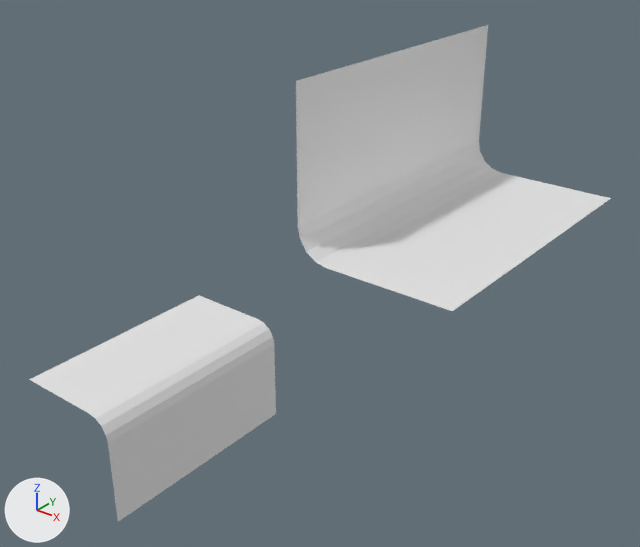
The OBJ model workshops/w6_polygonization/data/bmc/bmc_tiles/t_153.obj: old version first, new version second.
One viewpoint serves both versions: a camera (50 mm lens) standing at (0.98, -1.363, 0.773) and looking at (0.021, -0.164, 0.03). Lighting does not change. The marker at lower left points along +X, +Y and +Z. Where no turn or scale is listed for an object, it has been applied to the vertices.

In view in the first picture: 't_153'.
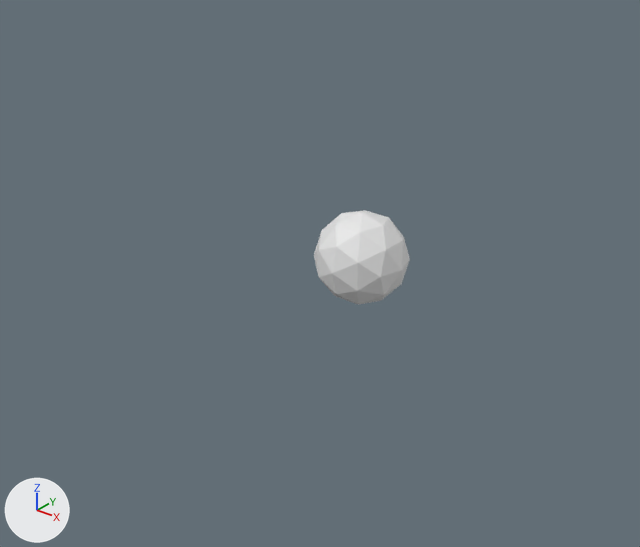
The change in detail:
me_t_153 has 32 vertices, 28 faces and spans x -0.5..0.5, y -0.5..0.0, z -0.5..0.5.
me_t_153 is used by ob_t_153; location (0.0, 0.0, 0.0).
me_t_153 part 1: a new loose piece, an icosphere of 80 faces spanning x -0.1..0.1, y -0.1..0.1, z -0.1..0.1.
me_t_153 part 2: the loose piece of 16 vertices spanning x 0.25..0.5, y -0.5..0.0, z 0.25..0.5 is deleted.
me_t_153 part 3: the loose piece of 16 vertices spanning x -0.5..-0.25, y -0.5..0.0, z -0.5..-0.25 is deleted.

Pixel boxes (x1, y1, x2, y2) of what changed, in the pictures (640 x 547 px):
't_153', reshaped (83% narrower, 81% shorter): before (29, 25, 611, 522); after (314, 210, 410, 305)
part 1 of me_t_153, added: after (314, 210, 410, 305)
part 2 of me_t_153, deleted: before (296, 25, 611, 311)
part 3 of me_t_153, deleted: before (29, 295, 276, 522)
